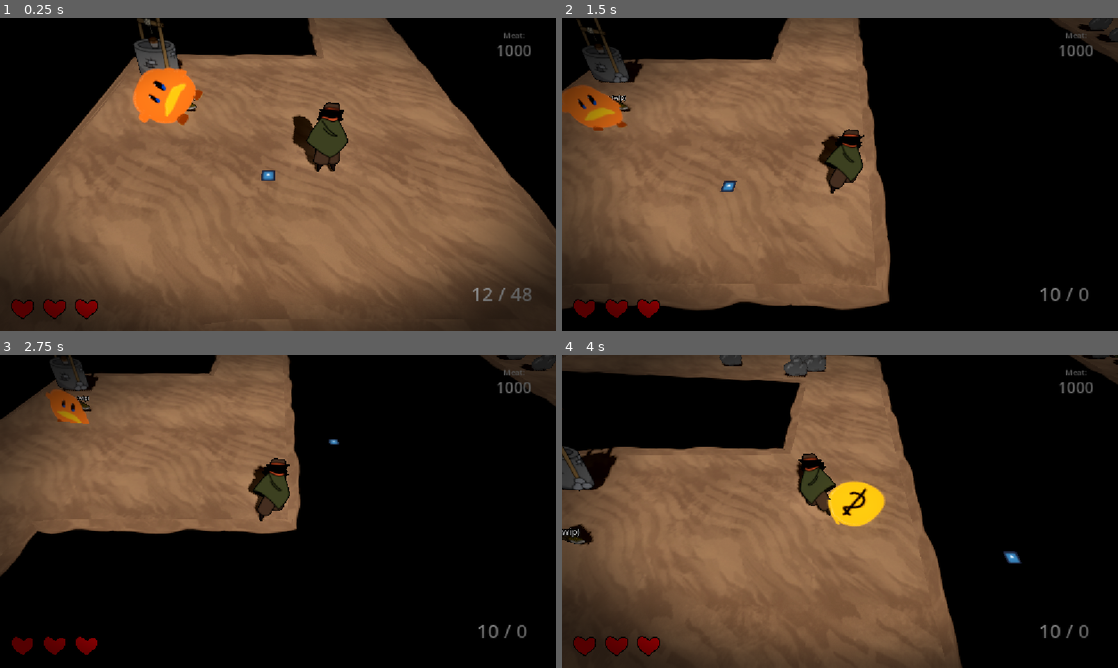
Above: before the commit, frames 1-4 (two rows, left to right).
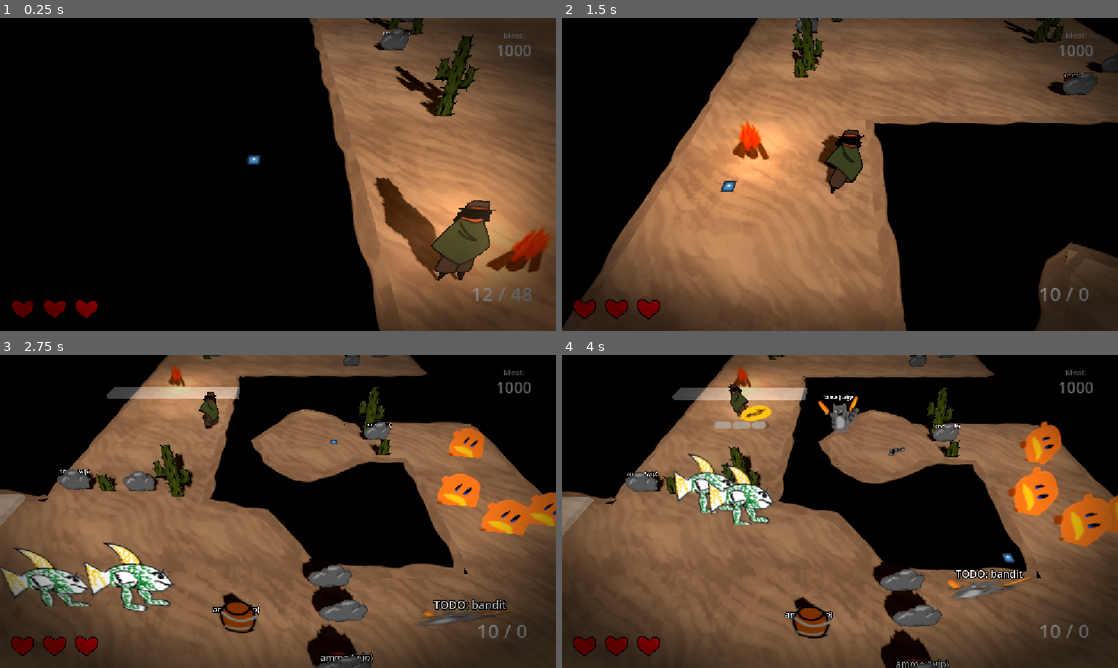
Above: after the commit, the same moments.

Repository: gmuGADIG/DEADSHOT
Game: Godot game, scene res://world/levels/desert_large/level_desert_large.tscn
Two runs of this game, one before a commit and one after it. Both use one fixed random seed, a clock stepped at 60 frames per second and the inputs below. This scene is started directly instead of the project's main scene. The engine's default icon, where the game draws it, is replaced by a stand-in: a white triangle on a blue panel in a dark square. Sound files missing from this copy of the repository are replaced by a short silence.
Inputs (mouse positions are in pixels of both pictures, inside the frame that each line leads up to):
- Up to frame 1 (0.25 s): no input
- Up to frame 2 (1.5 s): move the mouse to (962, 158) at 0.52 s; press the mouse at (962, 158) at 0.53 s; hold D (move_right) 0.53-1.28 s; move the mouse to (728, 190) at 1.27 s; release the mouse at (728, 190) at 1.28 s; hold S (move_down) from 1.28 s (still down); tap E (interact) at 1.35 s
- Up to frame 3 (2.75 s): move the mouse to (333, 442) at 2.02 s; release S (move_down) at 2.03 s; hold D (move_right) from 2.03 s (still down); hold Shift (quick_purchase) from 2.03 s (still down)
- Up to frame 4 (4 s): move the mouse to (812, 574) at 2.77 s; release D (move_right) at 2.78 s; release Shift (quick_purchase) at 2.78 s; hold W (move_up) 2.78-3.53 s; tap Space (roll) at 2.85 s; move the mouse to (1006, 558) at 3.52 s; hold A (move_left) from 3.53 s (still down); hold Right mouse button (whip) from 3.53 s (still down)

The runs differ from the first frame. In frame 1, 77% of the frame differs, in the area x 0-100%, y 0-100%; in frame 2, 55%; in frame 3, 68%; in frame 4, 48%.

Commit message:
Update level_desert_large.tscn
nothing

Diff:
--- a/world/levels/desert_large/level_desert_large.tscn
+++ b/world/levels/desert_large/level_desert_large.tscn
@@ -100,7 +100,7 @@
 target_entry_point = "Bottom"
 
 [node name="Player" parent="." index="6"]
-transform = Transform3D(1.2078707, 0, 0, 0, 1, 0, 0, 0, 1.2078707, 16.788742, 0, -5.0230675)
+transform = Transform3D(1.2078707, 0, 0, 0, 1, 0, 0, 0, 1.2078707, 44.29645, 0, 30.094406)
 
 [node name="Decor" type="Node" parent="." index="7"]
 
